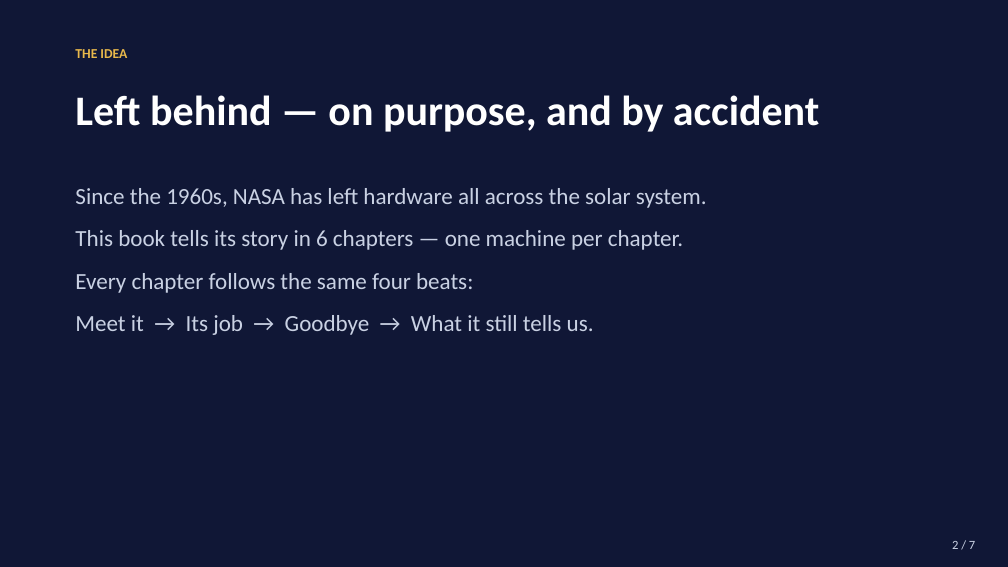
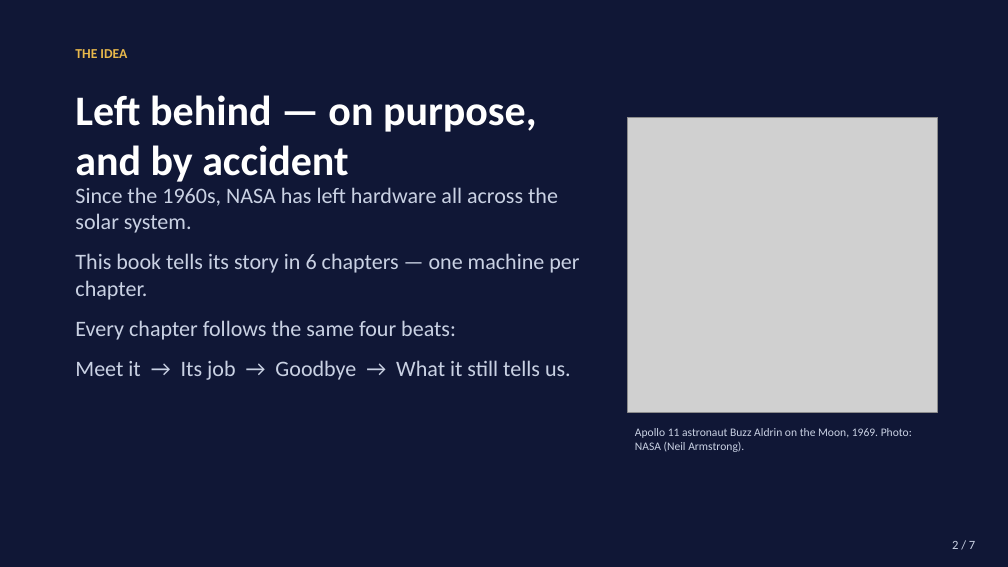
Before and after one commit to Forward123Giruji/scene-storybook, a slide deck: slide 2 of SCENE-demo-deck-7-slides.pptx. Drawn at 1008x567 pixels with LibreOffice and Linux fonts; fonts in the diff are those of the drawing; grey boxes stand for pictures. Boxes give left, top, right and bottom in pixels: in the first picture for what was removed or moved away, otherwise in the second. Text is boxed around its words. In the diff, an @@ line names an element or a change of style, - is before the commit and + after.

Commit message:
Update demo deck with photos

```diff
--- a/SCENE-demo-deck-7-slides.pptx
+++ b/SCENE-demo-deck-7-slides.pptx
@@ text "Left behind — on purpose, ..." rewrapped from bbox=[75, 95, 819, 132] to bbox=[75, 95, 537, 182] @@
@@ picture added at bbox=[628, 117, 938, 412] @@
@@ text "Since the 1960s, NASA has ..." at bbox=[75, 187, 579, 380]: size 22 to 21 pt; less space between paragraphs @@
@@ text added at bbox=[635, 428, 912, 452], 11 pt, text #C9D1E3 @@
+Apollo 11 astronaut Buzz Aldrin on the Moon, 1969. Photo: NASA (Neil Armstrong).
```
Also in this commit, not shown: 6 other slides changed.
